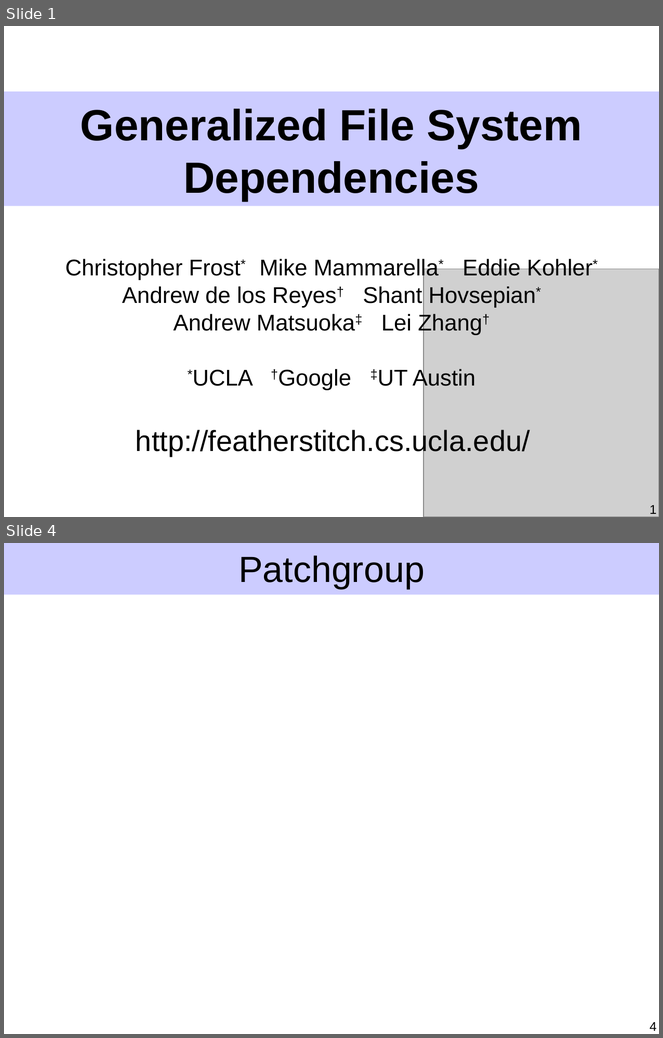
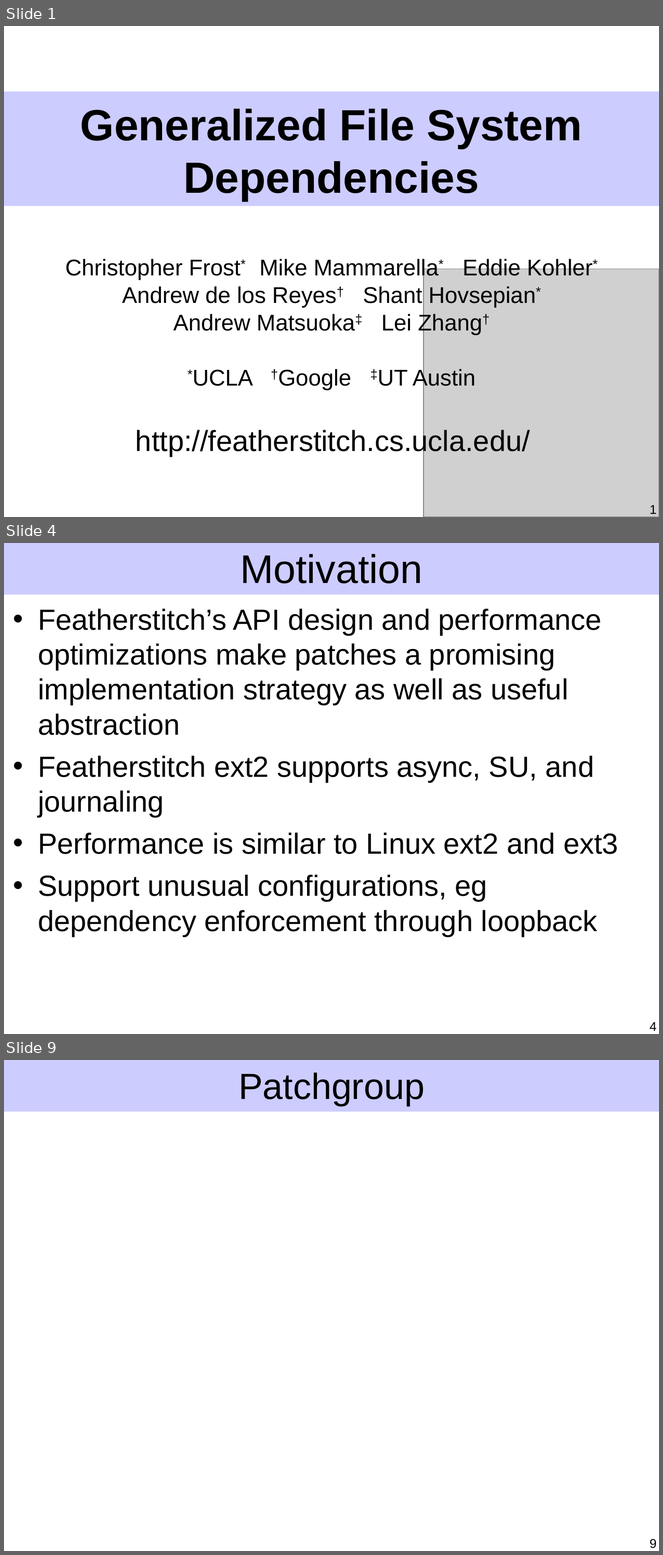
Before and after one commit to ucla-readable/fstitch-doc, a slide deck: sosp/pres.ppt. Shown one above the other, each under a label of ours: slides 1 and 4 before the commit, slides 1, 4 and 9 after it; the slides between them are not shown. The pictures are 663x1038 and 663x1555 pixels, drawn with LibreOffice and Linux fonts; fonts in the diff are those of the drawing; grey boxes stand for pictures. Boxes give left, top, right and bottom in pixels: in the first picture for what was removed or moved away, otherwise in the second. Text is boxed around its words. In the diff, an @@ line names an element or a change of style, - is before the commit and + after.

```diff
--- a/sosp/pres.ppt
+++ b/sosp/pres.ppt
@@ slide 4 added at <box>4,543,659,1034</box>, background #FFFFFF; not listed: 1 template element that a slide beside it also shows @@
@@ title added at <box>240,554,423,584</box>, 44 pt, text #000000 @@
+Motivation
@@ text added at <box>38,609,619,937</box>, 32 pt, text #000000 @@
+• Featherstitch’s API design and performance optimizations make patches a promising implementation strategy as well as useful abstraction
+• Featherstitch ext2 supports async, SU, and journaling
+• Performance is similar to Linux ext2 and ext3
+• Support unusual configurations, eg dependency enforcement through loopback
@@ page number added at <box>650,1022,657,1031</box>, 14 pt, text #000000 @@
+4
@@ what was slide 4 is now slide 9 @@
@@ page number at <box>650,1539,657,1549</box>: text changed @@
-4
+9
```
Also in this commit, not shown: 3 slides changed, 6 other slides added, 2 slides removed.
